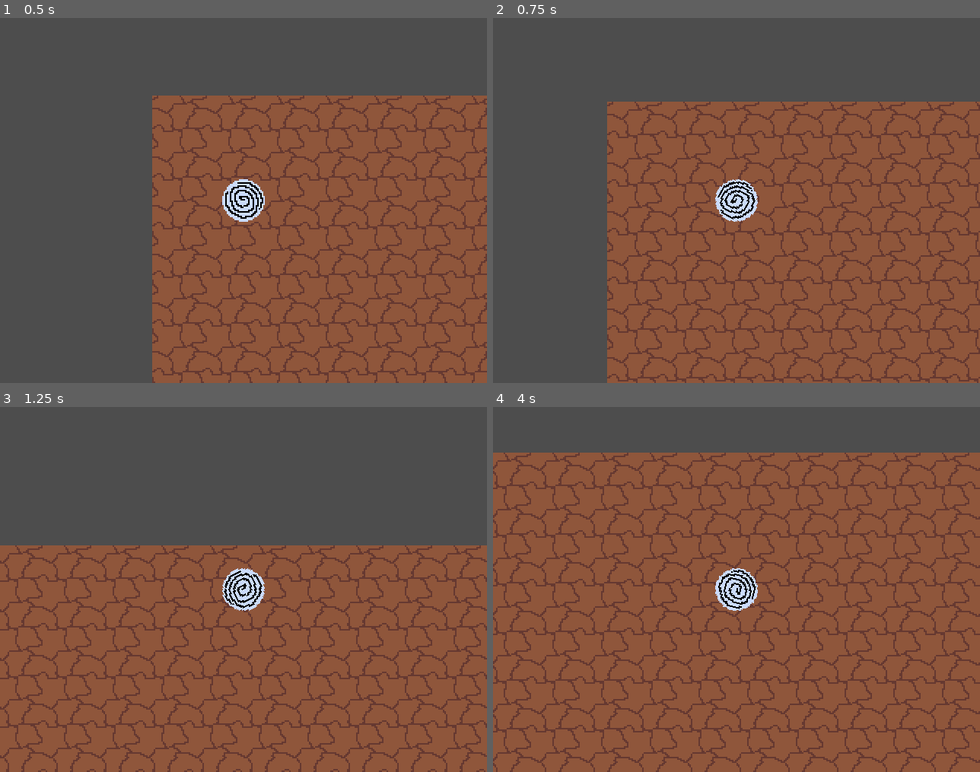
Above: before the commit, frames 1-4 (two rows, left to right).
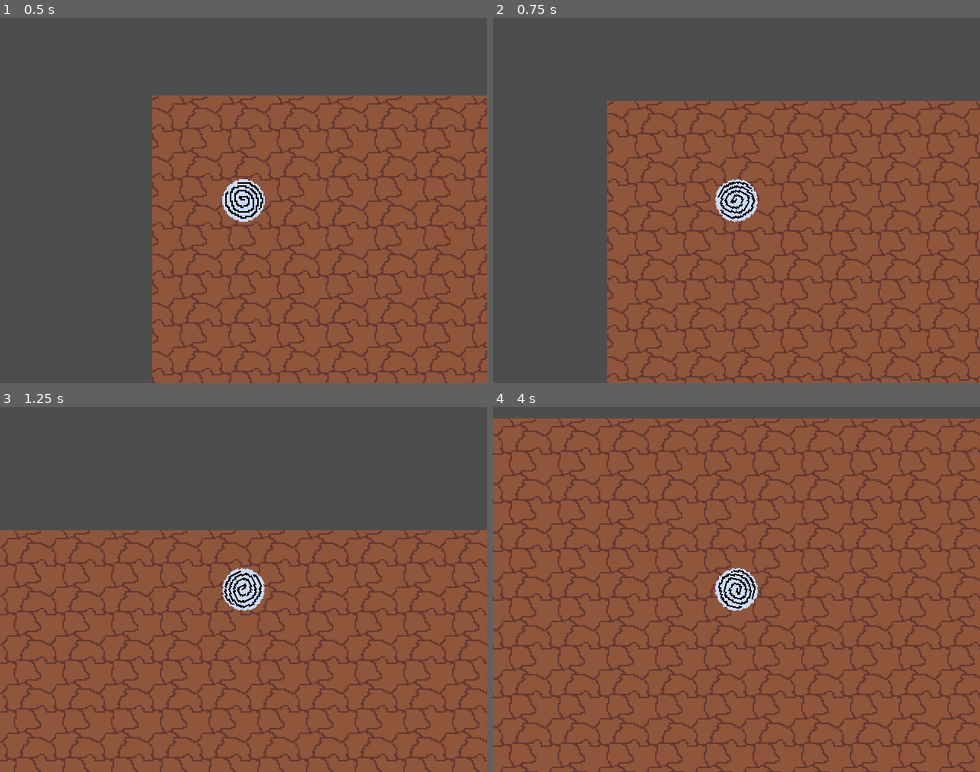
Above: after the commit, the same moments.

Repository: kheeys-a-kheeys/spin-2-win
Game: Godot game, scene res://World/World.tscn
Same seed, same stepped clock (60 frames per second), same inputs: the game is played once before the commit and once after it.
Inputs (mouse positions are in pixels of both pictures, inside the frame that each line leads up to):
- Up to frame 1 (0.5 s): no input
- Up to frame 2 (0.75 s): tap Enter at 0.5 s; move the mouse to (843, 182) at 0.52 s; right-click (843, 182) at 0.6 s
- Up to frame 3 (1.25 s): click (350, 571) at 0.8 s
- Up to frame 4 (4 s): move the mouse to (639, 607) at 1.27 s; click (639, 607) at 1.35 s; right-click (639, 607) at 1.55 s; move the mouse to (785, 509) at 2.02 s; right-click (785, 509) at 2.1 s; click (785, 509) at 2.3 s; move the mouse to (712, 662) at 2.77 s; click (712, 662) at 2.85 s; right-click (712, 662) at 3.05 s; move the mouse to (882, 644) at 3.52 s; right-click (882, 644) at 3.6 s; click (882, 644) at 3.8 s

Frame 1 is identical in both runs. In frame 2, 5.4% of the frame differs, in the area x 23-100%, y 22-100%; in frame 3, 21%; in frame 4, 34%, in the area x 0-100%, y 3-100%.

Commit message:
avatar now follows cursor

Diff:
--- a/Player/Player.gd
+++ b/Player/Player.gd
@@ -4,7 +4,7 @@
 
 var spin: int = 0 # -1 for ccw, 1 for cw, 0 for rest
 var speed: float = 0 # multiply with direction unit vector to get velocity
-var target: Vector2 = Vector2(0, 0) # direction of motion
+var motion: Vector2 = Vector2(0, 0) # direction of motion, a unit vector
 var k: float = 0.01 # spring constant analog, ours is time dependant
 var omega: int = 0 # angular momentum is on a scale from -3 to 3, for now
 
@@ -16,6 +16,24 @@
 	k = min(1, k)
 	speed = (1 - k)*speed
 
+# apply rotation matrix to motion to try and align with an input target
+func aligning(target: Vector2) -> void:
+	# find angle between motion and target (or not - acos is expensive)
+	# rotate motion in direction of the previously determined angle
+
+	# the following operation is the determinant of the matrix [motion; target]
+	# which helps determine if target is to motion's left or right
+	# also called "the wedge product of two one-forms followed by the Hodge dual operation"
+	# just whatever
+	var detmota = motion.x*target.y - motion.y*target.x
+
+	# now we rotate
+	var mx = motion.x
+	var my = motion.y
+	var inc = 5 * sign(detmota) * PI / 180
+	motion.x = mx*cos(inc) - my*sin(inc)
+	motion.y = mx*sin(inc) + my*cos(inc)
+
 # set the correct sprite for our spin direction, won't work with more advanced spritework
 func set_frame() -> void:
 	if spin == 1:
--- a/World/World.gd
+++ b/World/World.gd
@@ -7,10 +7,9 @@
 	if Input.is_action_just_released("spin-cw"):
 		if Player.spin != 1:
 			Player.spin = 1
-			var mous = get_viewport().get_mouse_position()
-			var point = mous - viewport_rect.get_center()
+			var point = mouse_target()
 			Player.speed = 512.0 # in pixels
-			Player.target = point.normalized()
+			Player.motion = point.normalized()
 			Player.k = 0.01
 			if Player.omega == 0:
 				Player.omega = 1
@@ -23,10 +22,9 @@
 	if Input.is_action_just_released("spin-ccw"):
 		if Player.spin != -1:
 			Player.spin = -1
-			var mous = get_viewport().get_mouse_position()
-			var point = mous - viewport_rect.get_center()
+			var point = mouse_target()
 			Player.speed = 512.0 # in pixels
-			Player.target = point.normalized()
+			Player.motion = point.normalized()
 			Player.k = 0.01
 			if Player.omega == 0:
 				Player.omega = -1
@@ -39,13 +37,17 @@
 	Player.set_frame()
 	Player.spin_frame(delta)
 
-# light checklist
-# another vector, an ACTUAL target vector, that the motion vector will attempt to align with
-# 	this allows some control while moving and should be better for game-feel
-# 	i need to dig deep to recall the relevant gnc concepts, matlab calls to me...
 func _physics_process(delta: float) -> void:
 	#if Player.speed < 64:
 		#Player.spin = 0 # gives some leeway in movement
 
-	Player.position = Player.position + Player.speed*Player.target*delta
+	Player.position = Player.position + Player.speed*Player.motion*delta
 	Player.eom()
+
+	var target = mouse_target()
+	Player.aligning(target)
+
+# acquire mouse position relative to the viewport center
+func mouse_target() -> Vector2:
+	var mouse_pos = get_viewport().get_mouse_position()
+	return mouse_pos - viewport_rect.get_center()
